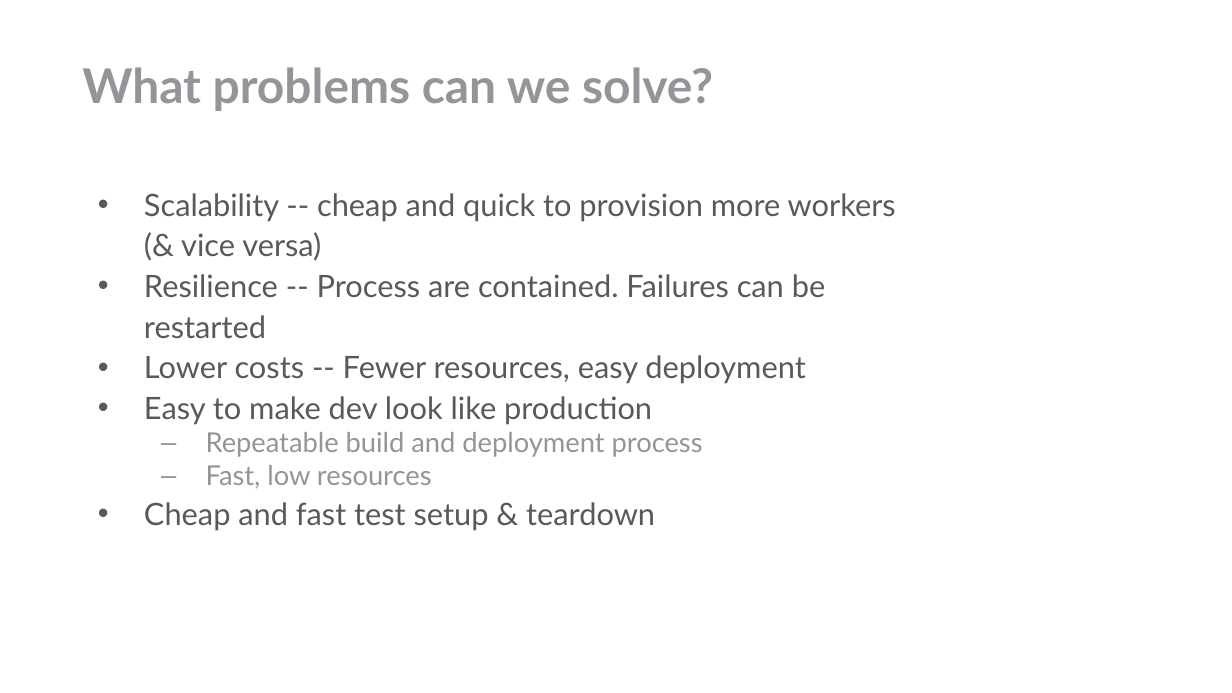
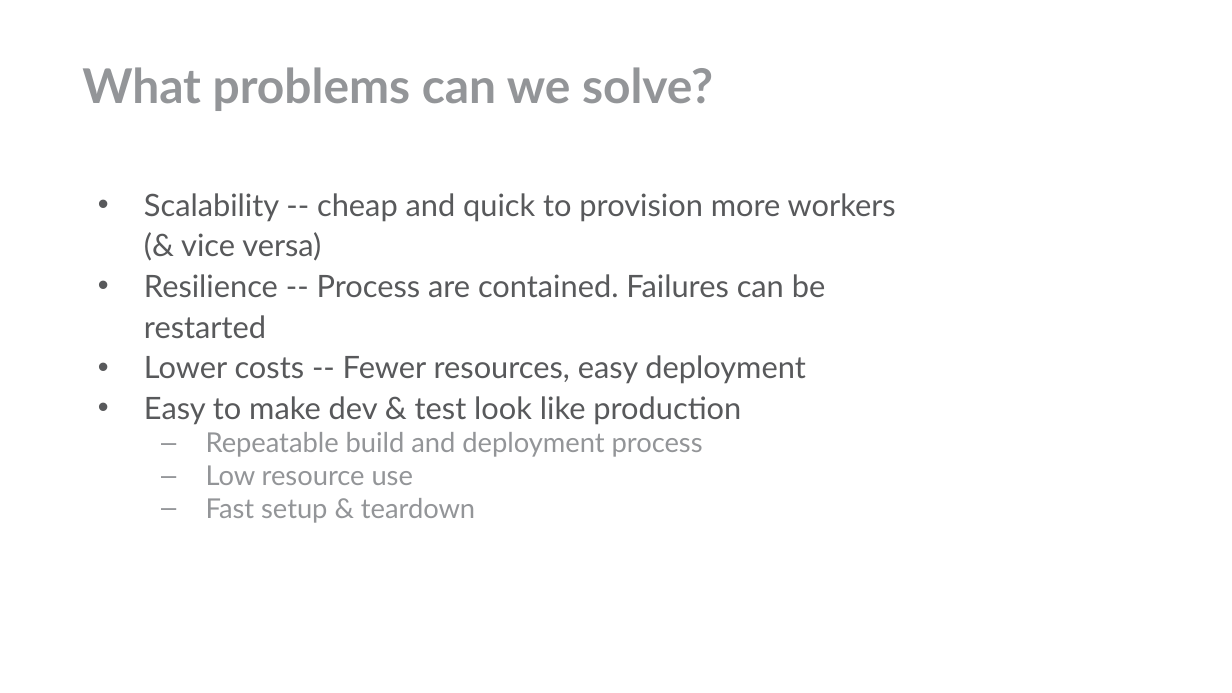
Before and after one commit to dockerfornovices/DockerSimpleDemo, a slide deck: slide 16 of novicesguidetodocker.odp (slide 14 before the commit). Drawn at 1232x693 pixels with LibreOffice and Linux fonts; fonts in the diff are those of the drawing; background and template pictures are left out. Boxes give left, top, right and bottom in pixels: in the first picture for what was removed or moved away, otherwise in the second. Text is boxed around its words. In the diff, an @@ line names an element or a change of style, - is before the commit and + after.

```diff
--- a/novicesguidetodocker.odp
+++ b/novicesguidetodocker.odp
@@ text at (x1=144, y1=396, x2=741, y2=425): text changed @@
-• Easy to make dev look like production
+• Easy to make dev & test look like production
@@ text at (x1=206, y1=465, x2=475, y2=523): text changed; size 18 to 16 pt; text colour #58595B to #939598 @@
-  – Fast, low resources
-• Cheap and fast test setup & teardown
+  – Low resource use
+  – Fast setup & teardown
```
Also in this commit, not shown: 9 other slides changed, 6 slides added, 6 other files.
